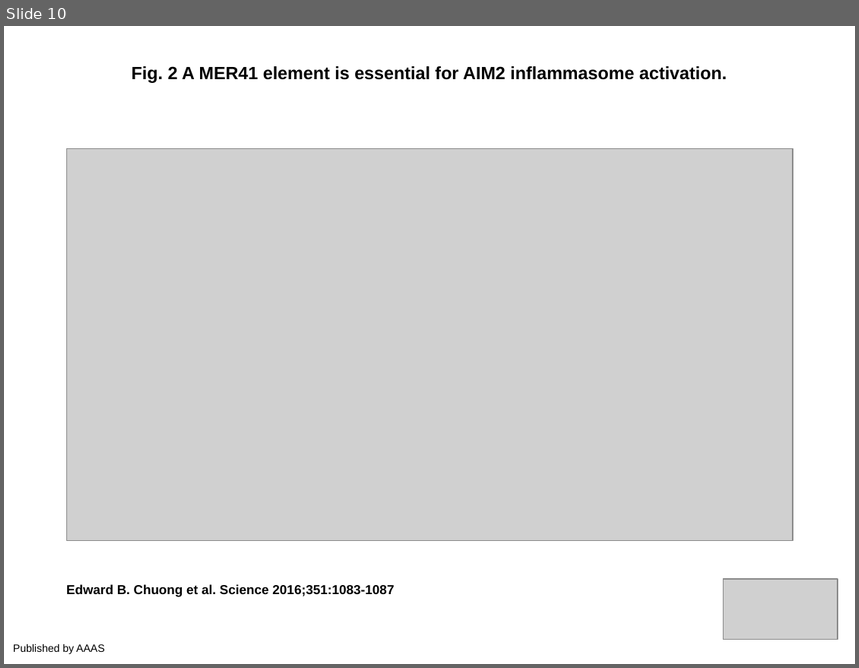
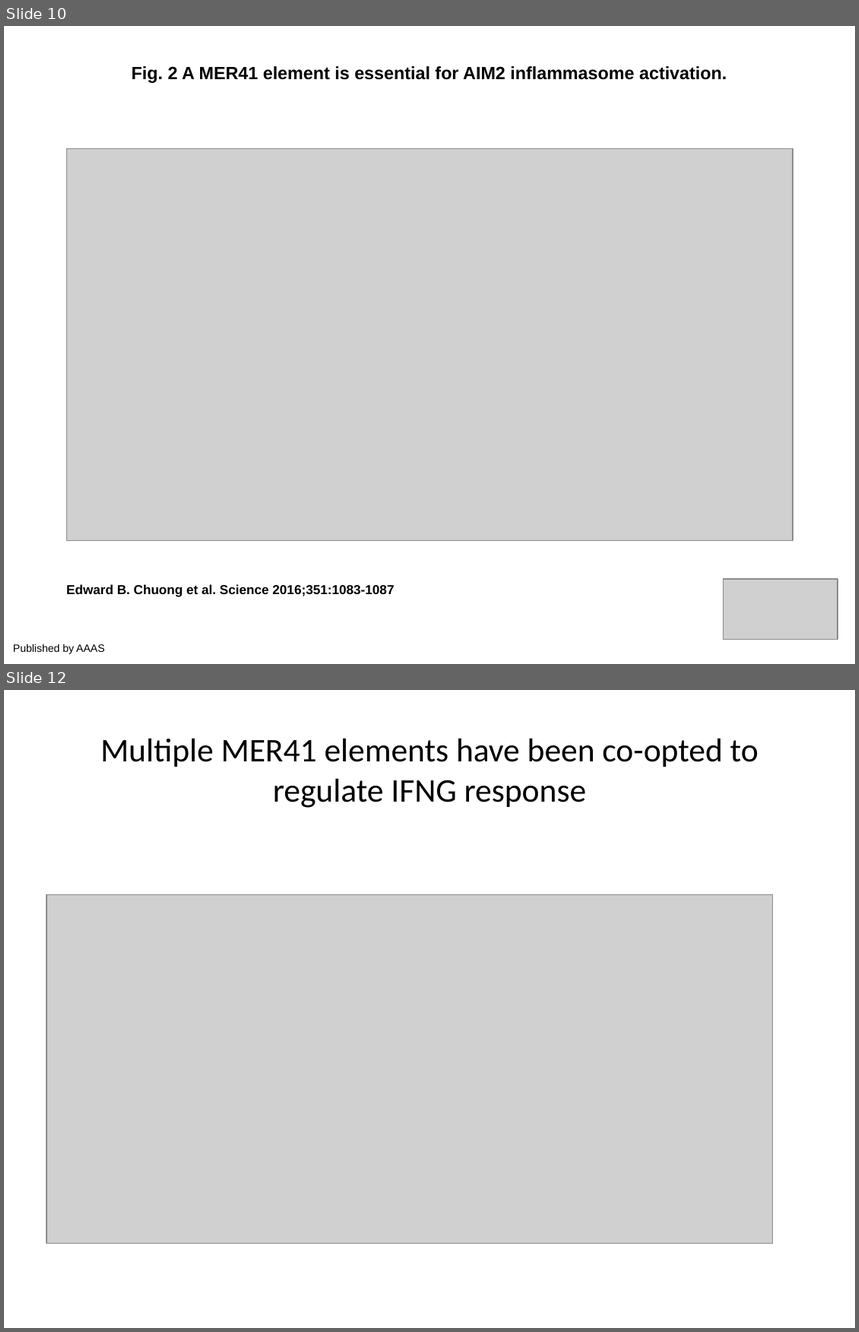
Before and after one commit to manyu90/Journal-Club-presentations, a slide deck: March17_2019/ERV_regulate_immunity.pptx. Shown one above the other, each under a label of ours: slide 10 before the commit, slides 10 and 12 after it; the slides between them are not shown. The pictures are 859x668 and 859x1332 pixels, drawn with LibreOffice and Linux fonts; fonts in the diff are those of the drawing; grey boxes stand for pictures. Boxes give left, top, right and bottom in pixels: in the first picture for what was removed or moved away, otherwise in the second. Text is boxed around its words. In the diff, an @@ line names an element or a change of style, - is before the commit and + after.

```diff
--- a/March17_2019/ERV_regulate_immunity.pptx
+++ b/March17_2019/ERV_regulate_immunity.pptx
@@ slide 12 added at (4, 690, 855, 1328), background #FFFFFF @@
@@ title added at (101, 738, 759, 808), 28 pt, text #000000 @@
+Multiple MER41 elements have been co-opted to regulate IFNG response
@@ picture added at (47, 895, 773, 1244) @@
```
Also in this commit, not shown: 3 slides changed, 1 other slide added, 1 slide removed.
